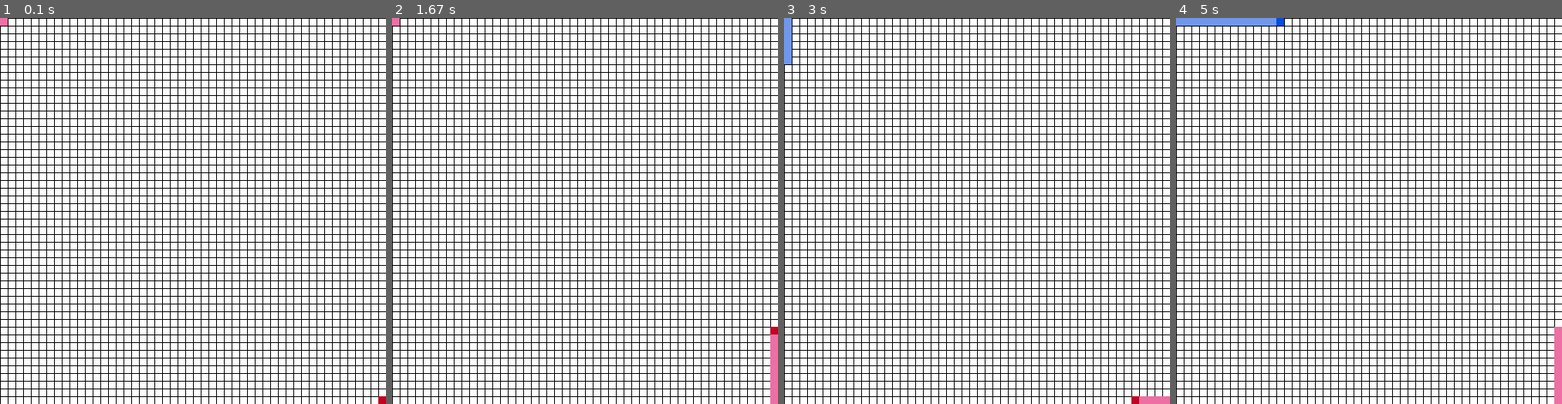
Above: before the commit, frames 1-4 (left to right).
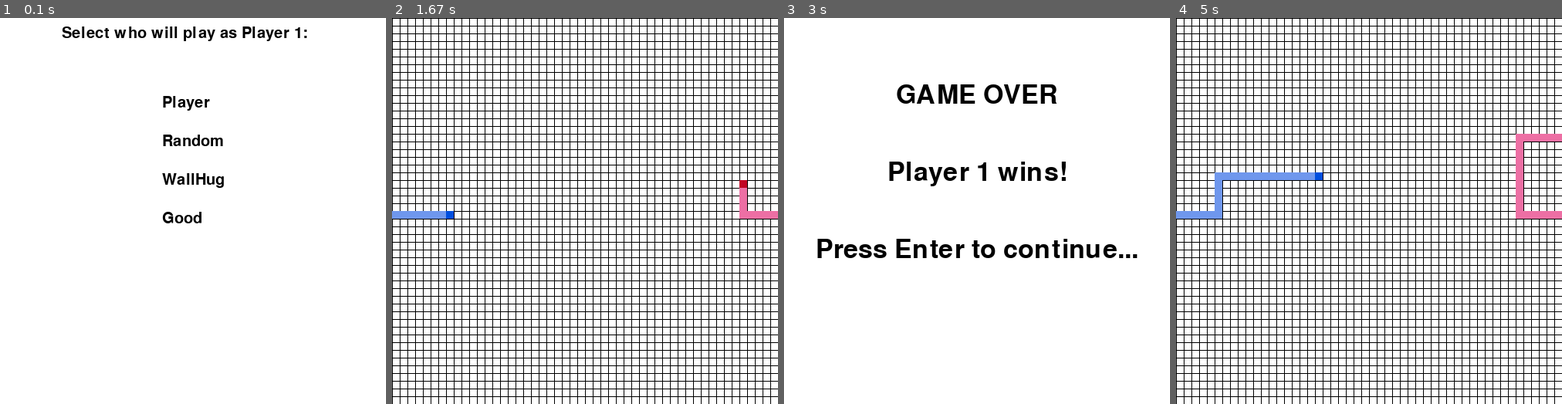
Above: after the commit, the same moments.

Repository: cantrick/Pygame-Tron
Game: pygame game, started from gameMenu.py
The game is run twice, just before and just after one commit, with the same random seed, the same clock (stepped at 60 frames per second) and the same inputs.
Inputs (mouse positions are in pixels of both pictures, inside the frame that each line leads up to):
- Up to frame 1 (0.1 s): no input
- Up to frame 2 (1.67 s): click (577, 102) at 0.38 s, where only the run after the commit has a clickable "Player"; click (577, 102) at 0.72 s, where only the run after the commit has a clickable "Player"; hold R 1-1.47 s; hold Up 1-1.47 s; move the mouse to (708, 199) at 1.03 s; tap Enter at 1.5 s
- Up to frame 3 (3 s): hold Right 1.83-2.3 s; hold Down 2.33-2.63 s; hold S 2.33-2.63 s; hold A from 2.67 s (still down); hold Left from 2.67 s (still down)
- Up to frame 4 (5 s): release A at 3.07 s; release Left at 3.07 s; tap Enter at 3.1 s; hold Up 3.5-3.87 s; hold W 3.5-3.87 s; tap D at 3.9 s; hold Right 4.3-4.93 s; hold Down from 4.97 s (still down); hold S from 4.97 s (still down)

The runs differ from the first frame. In frame 1, 20% of the frame differs, in the area x 0-100%, y 0-100%; in frame 2, 1.1%; in frame 3, 22%; in frame 4, 2.8%.

Commit message:
Changed many things
Fixed some bugs including broken player controls and the boost glitch.
Removed some code that didn't need to be there and also changed some
code in the menu to support different game modes.

Diff:
--- a/gameMenu.py
+++ b/gameMenu.py
@@ -5,7 +5,8 @@
 
 class MenuItem(pygame.font.Font):
 
-    def __init__(self, text, font=None, font_size=30, font_color=(255, 255, 255), pos_x=0, pos_y=0):
+    def __init__(self, text, font=None, font_size=30,
+                 font_color=(255, 255, 255), pos_x=0, pos_y=0):
         pygame.font.Font.__init__(self, font, font_size)
         self.text = text
         self.font_size = font_size
@@ -27,7 +28,9 @@
         self.label = self.render(self.text, 1, self.font_color)
 
     def is_mouse_selection(self, pos):
-        if (pos[0] >= self.pos_x and pos[0] <= self.pos_x + self.width) and (pos[1] >= self.pos_y and pos[1] <= self.pos_y + self.height):
+        if ((pos[0] >= self.pos_x and pos[0] <= self.pos_x + self.width)
+            and (pos[1] >= self.pos_y
+                 and pos[1] <= self.pos_y + self.height)):
             return True
         return False
 
@@ -84,10 +87,11 @@
                         done = True
                         screen2(1)
                     elif (item.is_mouse_selection(mpos)
-                        and item.text == "Random"):
+                          and item.text == "Random"):
                         done = True
                         screen2(2)
-                    elif item.is_mouse_selection(mpos) and item.text == "WallHug":
+                    elif (item.is_mouse_selection(mpos)
+                          and item.text == "WallHug"):
                         done = True
                         screen2(3)
                     elif item.is_mouse_selection(mpos) and item.text == "Good":
@@ -106,7 +110,8 @@
             screen.blit(item.label, item.position)
 
         screen.blit(
-            font2.render("Select who will play as Player 1:", 1, BLACK), (80, 10))
+            font2.render("Select who will play as Player 1:",
+                         1, BLACK), (80, 10))
         pygame.display.flip()
         clock.tick(30)
 
@@ -138,13 +143,20 @@
                 for item in menuItems:
                     if item.is_mouse_selection(mpos) and item.text == "Player":
                         if firstOp == 1:
-                            print("firstop")
                             done = True
-                            tronMain.main()
-                    elif item.is_mouse_selection(mpos) and item.text == "Random":
+                            tronMain.main(1)
+                        elif firstOp == 2:
+                            done = True
+                            tronMain.main(2)
+                    elif (item.is_mouse_selection(mpos)
+                          and item.text == "Random"):
+                        if firstOp == 1:
+                            done = True
+                            tronMain.main(3)
                         done = True
                         screen2(2)
-                    elif item.is_mouse_selection(mpos) and item.text == "WallHug":
+                    elif (item.is_mouse_selection(mpos)
+                          and item.text == "WallHug"):
                         done = True
                         screen2(3)
                     elif item.is_mouse_selection(mpos) and item.text == "Good":
@@ -163,10 +175,36 @@
             screen.blit(item.label, item.position)
 
         screen.blit(
-            font2.render("Select who will play as Player 2:", 1, BLACK), (80, 10))
+            font2.render("Select who will play as Player 2:",
+                         1, BLACK), (80, 10))
         pygame.display.flip()
         clock.tick(30)
 
 screen1()
 
+
+''' Add modes for AI. Currently:
+    1 = Player vs Player
+    2 = Player vs Random AI
+    3 = Player vs Wallhug AI
+    4 = Player vs Good AI
+
+    5 = Random AI vs Player
+    6 = Random AI vs Random AI
+    7 = Random AI vs Wallhug AI
+    8 = Random AI vs Good AI
+
+    9 = Wallhug AI vs Player
+    10 = Wallhug AI vs Random AI
+    11 = Wallhug AI vs Wallhug AI
+    12 = Wallhug AI vs Good AI
+
+    13 = Good AI vs Player
+    14 = Good AI vs Random AI
+    15 = Good AI vs Wallhug AI
+    16 = Good AI vs Good AI
+
+    ***SUBJECT TO CHANGE***
+'''
+
 pygame.quit()
--- a/tronMain.py
+++ b/tronMain.py
@@ -29,17 +29,11 @@
 
 player1 = Player(BLUE, 10, 10)
 all_sprites_list.add(player1)
-player1.rect.x, player1.rect.y = lbound, ubound
-p1Trail = Player(BLUE2, 10, 10)
-block_list.add(p1Trail)
-all_sprites_list.add(p1Trail)
+player1.rect.x, player1.rect.y = lbound, 250
 
 player2 = Player(RED, 10, 10)
 all_sprites_list.add(player2)
-player2.rect.x, player2.rect.y = rbound, dbound
-p2Trail = Player(RED2, 10, 10)
-block_list.add(p2Trail)
-all_sprites_list.add(p2Trail)
+player2.rect.x, player2.rect.y = rbound, 250
 
 
 def resetBoard():
@@ -50,25 +44,49 @@
         block_list.remove(block)
 
     all_sprites_list.add(player1)
-    player1.rect.x, player1.rect.y = lbound, ubound
-    p1Trail = Player(BLUE2, 10, 10)
-    block_list.add(p1Trail)
-    all_sprites_list.add(p1Trail)
+    player1.rect.x, player1.rect.y = lbound, 250
 
     all_sprites_list.add(player2)
-    player2.rect.x, player2.rect.y = rbound, dbound
-    p2Trail = Player(RED2, 10, 10)
-    block_list.add(p2Trail)
-    all_sprites_list.add(p2Trail)
+    player2.rect.x, player2.rect.y = rbound, 250
 
     screen.fill(WHITE)
     all_sprites_list.draw(screen)
     pygame.display.flip()
-    inputMap1 = [False, False, False, False]
-    inputMap2 = [False, False, False, False]
+    inputMap1 = [False, True, False, False]
+    inputMap2 = [True, False, False, False]
+
+    drawGame()
 
     return (inputMap1, inputMap2, player2.rect.x, player2.rect.y,
             player1.rect.x, player1.rect.y)
+
+
+def drawGameOverScreen(pWin):
+    done = False
+    diff = 0
+    font = pygame.font.SysFont(None, 50)
+    screen.fill(WHITE)
+    win = "Player " + pWin + " wins!"
+    items = ("GAME OVER", win, "Press Enter to continue...")
+    for item in items:
+        text = font.render(item, True, (0, 0, 0), (255, 255, 255))
+        textrect = text.get_rect()
+        pos_x = 250
+        pos_y = 100 + diff
+        textrect.centerx, textrect.centery = pos_x, pos_y
+        screen.blit(text, textrect)
+        diff += 100
+
+    pygame.display.flip()
+
+    while not done:
+        for event in pygame.event.get():
+            if event.type == pygame.QUIT:
+                done = True
+
+            if event.type == pygame.KEYDOWN:
+                if event.key == pygame.K_RETURN:
+                    return
 
 
 def drawGame():
@@ -121,8 +139,8 @@
     return False
 
 
-def player1Controller(inputMap, score1):
-        # For human input, keep moving after button is pressed
+def player1Controller(inputMap, inputMap2, score1):
+    # For human input, keep moving after button is pressed
     if inputMap[0]:
         # Check if the player is out of bounds
         checkBounds()
@@ -138,7 +156,8 @@
             if block.rect.x == player1.rect.x:
                 # move the player back right
                 score1 += 1
-                (inputMap, inputMap, player2.rect.x, player2.rect.y,
+                drawGameOverScreen("2")
+                (inputMap, inputMap2, player2.rect.x, player2.rect.y,
                  player1.rect.x, player1.rect.y) = resetBoard()
 
     elif inputMap[1]:
@@ -150,7 +169,8 @@
         for block in blocks_hit_list:
             if block.rect.x == player1.rect.x:
                 score1 += 1
-                (inputMap, inputMap, player2.rect.x, player2.rect.y,
+                drawGameOverScreen("2")
+                (inputMap, inputMap2, player2.rect.x, player2.rect.y,
                  player1.rect.x, player1.rect.y) = resetBoard()
 
     elif inputMap[2]:
@@ -162,7 +182,8 @@
         for block in blocks_hit_list:
             if block.rect.y == player1.rect.y:
                 score1 += 1
-                (inputMap, inputMap, player2.rect.x, player2.rect.y,
+                drawGameOverScreen("2")
+                (inputMap, inputMap2, player2.rect.x, player2.rect.y,
                  player1.rect.x, player1.rect.y) = resetBoard()
 
     elif inputMap[3]:
@@ -174,15 +195,16 @@
         for block in blocks_hit_list:
             if block.rect.y == player1.rect.y:
                 score1 += 1
-                (inputMap, inputMap, player2.rect.x, player2.rect.y,
-                 player1.rect.x, player1.rect.y) = resetBoard()
-
-    return score1
-
-
-def player2Controller(inputMap, score1):
-        # For human input, keep moving after button is pressed
-    if inputMap[0]:
+                drawGameOverScreen("2")
+                (inputMap, inputMap2, player2.rect.x, player2.rect.y,
+                 player1.rect.x, player1.rect.y) = resetBoard()
+
+    return inputMap, inputMap2, score1
+
+
+def player2Controller(inputMap, inputMap2, score1):
+    # For human input, keep moving after button is pressed
+    if inputMap2[0]:
         # Check if the player is out of bounds
         checkBounds()
         # move player left
@@ -197,10 +219,11 @@
             if block.rect.x == player2.rect.x:
                 # move the player back right
                 score1 += 1
-                (inputMap, inputMap, player2.rect.x, player2.rect.y,
-                 player1.rect.x, player1.rect.y) = resetBoard()
-
-    elif inputMap[1]:
+                drawGameOverScreen("1")
+                (inputMap, inputMap2, player2.rect.x, player2.rect.y,
+                 player1.rect.x, player1.rect.y) = resetBoard()
+
+    elif inputMap2[1]:
         checkBounds()
         player2.rect.x += 10
         createTrailP2(player2.rect.x - 10, player2.rect.y)
@@ -209,10 +232,11 @@
         for block in blocks_hit_list:
             if block.rect.x == player2.rect.x:
                 score1 += 1
-                (inputMap, inputMap, player2.rect.x, player2.rect.y,
-                 player1.rect.x, player1.rect.y) = resetBoard()
-
-    elif inputMap[2]:
+                drawGameOverScreen("1")
+                (inputMap, inputMap2, player2.rect.x, player2.rect.y,
+                 player1.rect.x, player1.rect.y) = resetBoard()
+
+    elif inputMap2[2]:
         checkBounds()
         player2.rect.y -= 10
         createTrailP2(player2.rect.x, player2.rect.y + 10)
@@ -221,10 +245,11 @@
         for block in blocks_hit_list:
             if block.rect.y == player2.rect.y:
                 score1 += 1
-                (inputMap, inputMap, player2.rect.x, player2.rect.y,
-                 player1.rect.x, player1.rect.y) = resetBoard()
-
-    elif inputMap[3]:
+                drawGameOverScreen("1")
+                (inputMap, inputMap2, player2.rect.x, player2.rect.y,
+                 player1.rect.x, player1.rect.y) = resetBoard()
+
+    elif inputMap2[3]:
         checkBounds()
         player2.rect.y += 10
         createTrailP2(player2.rect.x, player2.rect.y - 10)
@@ -233,16 +258,17 @@
         for block in blocks_hit_list:
             if block.rect.y == player2.rect.y:
                 score1 += 1
-                (inputMap, inputMap, player2.rect.x, player2.rect.y,
-                 player1.rect.x, player1.rect.y) = resetBoard()
-
-    return score1
-
-
-def main():
+                drawGameOverScreen("1")
+                (inputMap, inputMap2, player2.rect.x, player2.rect.y,
+                 player1.rect.x, player1.rect.y) = resetBoard()
+
+    return inputMap, inputMap2, score1
+
+#param mode for gamemode
+def main(mode):
     global done, p1_x, p1_y, p2_x, p2_y
-    inputMap1 = [False, False, False, False]
-    inputMap2 = [False, False, False, False]
+    inputMap1 = [False, True, False, False]
+    inputMap2 = [True, False, False, False]
 
     score1 = 0
     score2 = 0
@@ -255,43 +281,103 @@
         for event in pygame.event.get():
             if event.type == pygame.QUIT:
                 done = True
-
-            if event.type == pygame.KEYDOWN:
-                if event.key == pygame.K_LEFT:
-                    inputMap2 = [True, False, False, False]
-                    score1 = player2Controller(inputMap2, score1)
-
-                if event.key == pygame.K_RIGHT:
-                    inputMap2 = [False, True, False, False]
-                    score1 = player2Controller(inputMap2, score1)
-
-                if event.key == pygame.K_UP:
-                    inputMap2 = [False, False, True, False]
-                    score1 = player2Controller(inputMap2, score1)
-
-                if event.key == pygame.K_DOWN:
-                    inputMap2 = [False, False, False, True]
-                    score1 = player2Controller(inputMap2, score1)
-
-                if event.key == pygame.K_a:
-                    inputMap1 = [True, False, False, True]
-                    score2 = player1Controller(inputMap1, score2)
-
-                if event.key == pygame.K_d:
-                    inputMap1 = [False, True, False, True]
-                    score2 = player1Controller(inputMap1, score2)
-
-                if event.key == pygame.K_w:
-                    inputMap1 = [False, False, True, False]
-                    score2 = player1Controller(inputMap1, score2)
-
-                if event.key == pygame.K_s:
-                    inputMap1 = [False, False, False, True]
-                    score2 = player1Controller(inputMap1, score2)
-
-                if event.key == pygame.K_r:
-                    (inputMap1, inputMap2, player2.rect.x, player2.rect.y,
-                        player1.rect.x, player1.rect.y) = resetBoard()
+            if mode == 1:
+                if event.type == pygame.KEYDOWN:
+
+                    # Player 2 control handling
+                    if(inputMap2 == [True, False, False, False] or
+                            inputMap2 == [False, True, False, False]):
+                        if event.key == pygame.K_UP:
+                            inputMap2 = [False, False, True, False]
+                            inputMap1, inputMap2, score1 = player2Controller(
+                                inputMap1, inputMap2, score1)
+
+                        if event.key == pygame.K_DOWN:
+                            inputMap2 = [False, False, False, True]
+                            inputMap1, inputMap2, score1 = player2Controller(
+                                inputMap1, inputMap2, score1)
+
+                    elif(inputMap2 == [False, False, True, False] or
+                         inputMap2 == [False, False, False, True]):
+                        if event.key == pygame.K_LEFT:
+                            inputMap2 = [True, False, False, False]
+                            inputMap1, inputMap2, score1 = player2Controller(
+                                inputMap1, inputMap2, score1)
+
+                        if event.key == pygame.K_RIGHT:
+                            inputMap2 = [False, True, False, False]
+                            inputMap1, inputMap2, score1 = player2Controller(
+                                inputMap1, inputMap2, score1)
+
+                    else:
+                        if event.key == pygame.K_LEFT:
+                            inputMap2 = [True, False, False, False]
+                            inputMap1, inputMap2, score1 = player2Controller(
+                                inputMap1, inputMap2, score1)
+
+                        if event.key == pygame.K_RIGHT:
+                            inputMap2 = [False, True, False, False]
+                            inputMap1, inputMap2, score1 = player2Controller(
+                                inputMap1, inputMap2, score1)
+
+                        if event.key == pygame.K_UP:
+                            inputMap2 = [False, False, True, False]
+                            inputMap1, inputMap2, score1 = player2Controller(
+                                inputMap1, inputMap2, score1)
+
+                        if event.key == pygame.K_DOWN:
+                            inputMap2 = [False, False, False, True]
+                            inputMap1, inputMap2, score1 = player2Controller(
+                                inputMap1, inputMap2, score1)
+
+                    # Player 1 control handling
+                    if(inputMap1 == [True, False, False, False] or
+                            inputMap1 == [False, True, False, False]):
+                        if event.key == pygame.K_w:
+                            inputMap1 = [False, False, True, False]
+                            inputMap1, inputMap2, score2 = player1Controller(
+                                inputMap1, inputMap2, score2)
+
+                        if event.key == pygame.K_s:
+                            inputMap1 = [False, False, False, True]
+                            inputMap1, inputMap2, score2 = player1Controller(
+                                inputMap1, inputMap2, score2)
+
+                    elif(inputMap1 == [False, False, True, False] or
+                         inputMap1 == [False, False, False, True]):
+                        if event.key == pygame.K_a:
+                            inputMap1 = [True, False, False, False]
+                            inputMap1, inputMap2, score2 = player1Controller(
+                                inputMap1, inputMap2, score2)
+
+                        if event.key == pygame.K_d:
+                            inputMap1 = [False, True, False, False]
+                            inputMap1, inputMap2, score2 = player1Controller(
+                                inputMap1, inputMap2, score2)
+
+                    else:
+                        if event.key == pygame.K_a:
+                            inputMap1 = [True, False, False, False]
+                            inputMap1, inputMap2, score2 = player1Controller(
+                                inputMap1, inputMap2, score2)
+
+                        if event.key == pygame.K_d:
+                            inputMap1 = [False, True, False, False]
+                            inputMap1, inputMap2, score2 = player1Controller(
+                                inputMap1, inputMap2, score2)
+
+                        if event.key == pygame.K_w:
+                            inputMap1 = [False, False, True, False]
+                            inputMap1, inputMap2, score2 = player1Controller(
+                                inputMap1, inputMap2, score2)
+
+                        if event.key == pygame.K_s:
+                            inputMap1 = [False, False, False, True]
+                            inputMap1, inputMap2, score2 = player1Controller(
+                                inputMap1, inputMap2, score2)
+
+                    if event.key == pygame.K_r:
+                        drawGameOverScreen("1")
 
         '''if checkBounds() == True:
             if randMove == 1:
@@ -331,8 +417,11 @@
                     if block.rect.y == player1.rect.y:
                         player1.rect.y += 10'''
 
-        score2 = player1Controller(inputMap1, score2)
-        score1 = player2Controller(inputMap2, score1)
+        inputMap1, inputMap2, score2 = player1Controller(
+            inputMap1, inputMap2, score2)
+
+        inputMap1, inputMap2, score1 = player2Controller(
+            inputMap1, inputMap2, score1)
 
         # Clear screen to white
         screen.fill(WHITE)
@@ -345,37 +434,34 @@
         # FPS
         clock.tick(11)
 
-    '''if __name__ == "__main__":
-        main()'''
+    if __name__ == "__main__":
+        main(mode)
 
     pygame.quit()
 
 
 ''' Add modes for AI. Currently:
-    1 = Player vs Random AI
-    2 = Player vs Wallhug AI
-    3 = Player vs Good AI
-
-    4 = Random AI vs Random AI
-    5 = Random AI vs Wallhug AI
-    6 = Random AI vs Good AI
-
-    7 = Wallhug AI vs Wallhug AI
-    8 = Wallhug AI vs Good AI
-    9 = Good AI vs Good AI
+	1 = Player vs Player
+    2 = Player vs Random AI
+    3 = Player vs Wallhug AI
+    4 = Player vs Good AI
+
+    5 = Random AI vs Player
+    6 = Random AI vs Random AI
+    7 = Random AI vs Wallhug AI
+    8 = Random AI vs Good AI
+
+    9 = Wallhug AI vs Player
+    10 = Wallhug AI vs Random AI
+    11 = Wallhug AI vs Wallhug AI
+    12 = Wallhug AI vs Good AI
+
+    13 = Good AI vs Player
+    14 = Good AI vs Random AI
+    15 = Good AI vs Wallhug AI
+    16 = Good AI vs Good AI
 
     ***SUBJECT TO CHANGE***
 '''
 
-
-def gameModes(modeNum):
-    if modeNum == 1:
-        qq = 1
-    elif modeNum == 2:
-        qq = 2
-    else:
-        qq = 3
-
-    main()
-
-main()
+#main()
